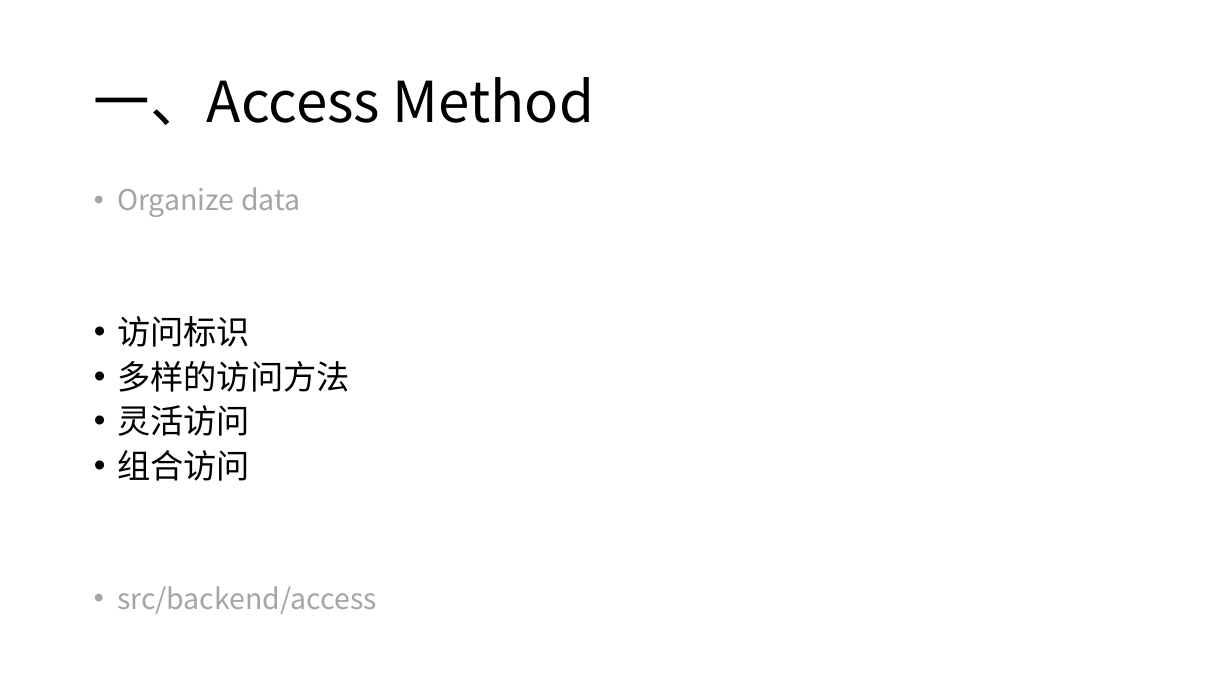
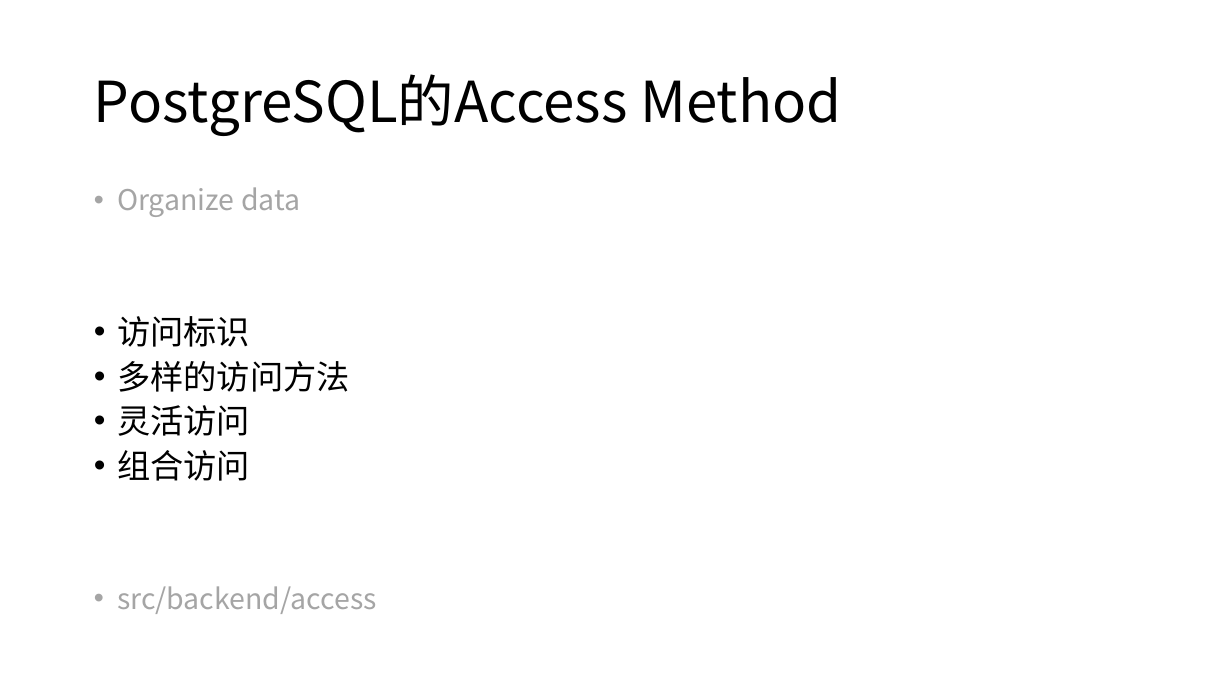
Before and after one commit to yummyliu/papers, a slide deck: slide 6 of 工作分享.pptx. Drawn at 1232x693 pixels with LibreOffice and Linux fonts; fonts in the diff are those of the drawing. Boxes give left, top, right and bottom in pixels: in the first picture for what was removed or moved away, otherwise in the second. Text is boxed around its words. In the diff, an @@ line names an element or a change of style, - is before the commit and + after.

```diff
--- a/工作分享.pptx
+++ b/工作分享.pptx
@@ title at (94, 74, 841, 136): text changed @@
-一、Access Method
+PostgreSQL的Access Method
```
Also in this commit, not shown: 1 other slide changed.
